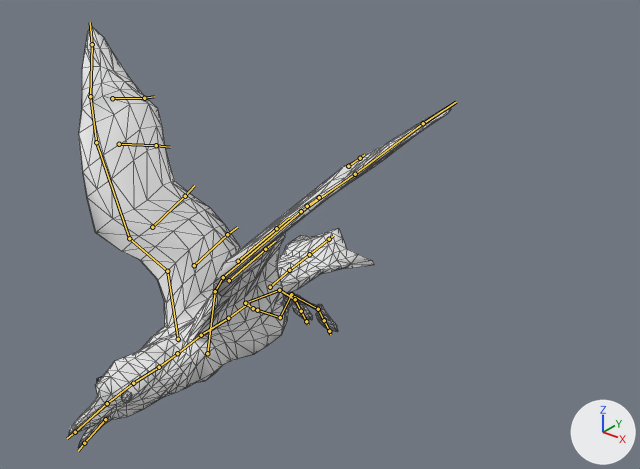
Before and after pictures for a commit that changed the Blender file rigs/bird/animation-bird-flap.blend.
The view is the same before and after, from a camera (50 mm lens) standing at (2.81, -2.82, 2.85) and looking at (0.38, 0.21, 0.97). Lighting does not change. The marker at lower right points along +X, +Y and +Z. The first picture is the older version. Both versions are drawn at frame 0 of the action 'Flap'; the numbers are the values there. The bones that change, and the others that lie on the model, are drawn over the model as lines. Mesh edges are drawn as thin lines.

The first picture shows 'BirdMesh'.
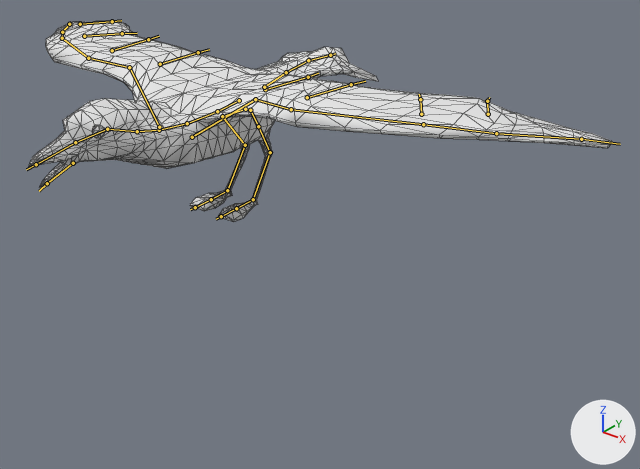
Boxes (x1, y1, x2, y2) around the edits, measured in the pictures (640 x 469 px):
'BirdMesh', posed (52% wider, 52% shorter)
    before: (69, 28, 451, 448)
    after: (29, 22, 611, 222)

What the commit changed:
Bone 'DRV_hips' (bone_drv_hips) moves from (0.0, 0.0, 0.0) to (-0.02, -0.135, -1.092).
Bone 'DRV_spine_1' (bone_drv_spine_1) turns from (13, 0, 0) to (0, 0, 0) degrees about its own x, y and z.
Bone 'DRV_spine_2' (bone_drv_spine_2) turns from (6, 0, 0) to (0, 0, 0) degrees about its own x, y and z.
Bone 'DRV_spine_3' (bone_drv_spine_3) turns from (2, 0, 0) to (0, 0, 0) degrees about its own x, y and z.
Bone 'DRV_head' (bone_drv_head) turns from (-17, 0, 0) to (0, 0, 0) degrees about its own x, y and z.
Bone 'DRV_wing_1_L' (bone_drv_wing_1_l) turns from (34, -19, 20) to (0, 0, 0) degrees about its own x, y and z.
Bone 'DRV_wing_1_R' (bone_drv_wing_1_r) turns from (34, 19, -20) to (0, 0, 0) degrees about its own x, y and z.
Bone 'DRV_tail_3' (bone_drv_tail_3) turns from (12, 0, 0) to (0, 0, 0) degrees about its own x, y and z.
Bone 'CTRL_Leg_L' (bone_ctrl_leg_l) moves from (0.0, 0.502, 0.252) to (0.0, 0.0, 1.1).
Bone 'CTRL_Leg_L' (bone_ctrl_leg_l) turns from (115, 0, 0) to (0, 0, 0) degrees about its own x, y and z.
Bone 'CTRL_Leg_R' (bone_ctrl_leg_r) moves from (0.0, 0.502, 0.252) to (0.0, 0.0, 1.1).
Bone 'CTRL_Leg_R' (bone_ctrl_leg_r) turns from (115, 0, 0) to (0, 0, 0) degrees about its own x, y and z.
Bone 'POLE_Leg_L' (bone_pole_leg_l) moves from (0.0, 0.328, 0.067) to (0.0, 0.0, 1.1).
Bone 'POLE_Leg_R' (bone_pole_leg_r) moves from (0.0, 0.328, 0.067) to (0.0, 0.0, 1.1).
